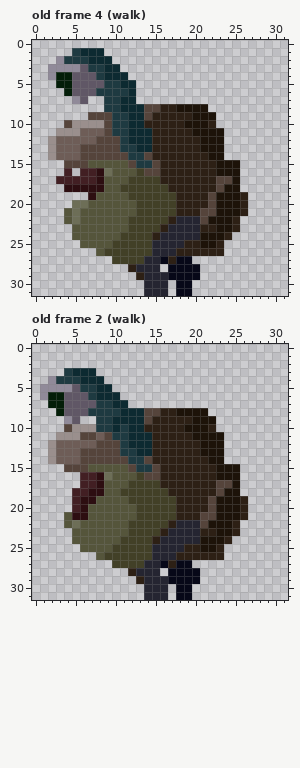
Pixel-art file: crates/game/assets/sprites/enemies/the_what.aseprite. This is how it looked before the edit.
32x32 pixels, 4 frames. Shown: old frame 4 (walk), old frame 2 (walk). The commit also changed other frames, which this record leaves out.
After:
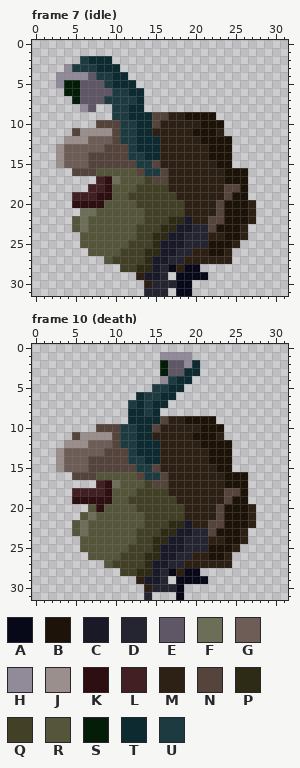
Palette (. is transparent): A #070818  B #1d1309  C #191927  D #252531  E #605766  F #6d6e57  G #6e5d57  H #908a99  J #9a8f8d  K #2d0e11  L #421f23  M #2d2015  N #55443b  P #2d2a15  Q #424027  R #55553b  S #031d08  T #0d2a31  U #1e3a41
A new or re-ordered frame is compared with the old frame closest to it.
Diff:
frames 4 -> 13
Frame 7 (idle) is new; against old frame 4 (walk):
y 1: x 5..8 UTTT -> ....
y 2: x 3..5 HUU -> ...
y 3: x 2..3 HH -> ..; x 5..6 HE -> UU; x 8 U -> T
y 4: x 2..6 HSSEE -> .HHHH; x 9 T -> U
y 5: x 3 S -> H; x 5 E -> S; x 10 U -> T
y 6: x 5 E -> S; x 8..9 UU -> EE; x 13 . -> T
y 7: x 5 H -> S; x 7..8 .. -> EE; x 11..13 TT. -> UUT
y 8: x 6..7 .. -> HE; x 9 U -> .; x 11 T -> U; x 14..21 NNMMBBBB -> ........
y 9: x 7..9 NNN -> ...; x 14..16 NMM -> TNN; x 19 M -> B
y 10: x 4..8 NJJJJ -> ....N; x 10 U -> N; x 12 T -> U; x 14..15 MM -> TN; x 19..20 BB -> MM; x 22..23 M. -> BB
y 11: x 3..10 JJJGGGNU -> ..NJJJJN; x 12 T -> U; x 23 B -> M
y 12: x 2..6 JGGGG -> ..JJJ; x 8..9 NN -> GG; x 12 T -> U; x 15 M -> T; x 24 . -> B
y 13: x 2..3 JG -> .J; x 6..8 NNN -> GGG; x 11 U -> N; x 15 M -> T; x 21 B -> M; x 24 . -> B
y 14: x 2..3 JG -> .J; x 6 N -> G; x 14..15 NM -> TT; x 24 . -> B
y 15: x 3..11 .NNNRRRRR -> JGGGNNNNN; x 25 B -> .
y 16: x 4..9 L.LLKF -> .NNNRR; x 13..16 QNNM -> NUUN; x 23 B -> M; x 26 . -> B
y 17: x 3..10 LLLLLKRR -> .....LKF; x 12..13 QQ -> RR; x 15..16 QM -> NN; x 23..24 NN -> MB; x 26 . -> B
y 18: x 4..9 KKKKKR -> ...LLK; x 11..12 QQ -> RR; x 23..26 NBB. -> MNNB
y 19: x 5..9 ..KRR -> LLLKK; x 22..24 NBB -> MMN; x 26 M -> B
y 20: x 5..8 FFRR -> KKKK; x 18 M -> Q; x 22..23 NB -> MN; x 26..27 M. -> BM
y 21: x 4..7 RFRR -> ..FF; x 13 Q -> R; x 18 M -> Q; x 21..23 NNB -> MMN; x 26..27 M. -> BM
y 22: x 4..6 RFR -> .RF; x 12..13 QQ -> RR; x 17..23 MDDDNBB -> PPCMMNN; x 25..27 M.. -> BBM
y 23: x 6 R -> F; x 12 Q -> R; x 16..19 MDDD -> PPCC; x 21..22 MM -> DN; x 25..26 M. -> BM
y 24: x 5 R -> .; x 11..12 QQ -> RR; x 15..18 MDDD -> PPCC; x 21..26 BBBM.. -> DMMBBM
y 25: x 10..11 QQ -> RR; x 15..21 DDDDMMB -> PCCCDDD; x 23..25 M.. -> BBM
y 26: x 7 . -> R; x 9..10 QQ -> RR; x 14..19 QDDDMM -> PPCCDD; x 22..24 MM. -> BBM
y 27: x 9 . -> R; x 14..24 DDAMAA..... -> PCCDDMMMMMM
y 28: x 11..16 .MDDD. -> QQPPCD; x 18 A -> M
y 29: x 14..15 DD -> CC; x 17 A -> .; x 21 . -> A
y 30: x 14 D -> M; x 17 . -> D
Frame 10 (death) is new; against old frame 2 (walk):
y 1: x 16..19 .... -> HHHH
y 2: x 16..20 ..... -> SEEHT
y 3: x 4..7 UTTT -> ....; x 16..20 ..... -> SEETT
y 4: x 2..8 HUUUTTT -> .......; x 16..19 .... -> HUTT
y 5: x 1..9 HHHHEUUTT -> .........; x 15..18 .... -> UUTT
y 6: x 1..10 HSSEEEUTTT -> ..........; x 13..17 ..... -> TUUTT
y 7: x 2..16 SSEEEEUUTT..... -> ..........UTUTT
y 8: x 3..11 SEEEUUUUT -> .........; x 14..21 NNMMBBBB -> UT......
y 9: x 4..5 HE -> ..; x 8..11 UUTT -> ....; x 14..16 NMM -> TTN; x 19 M -> B
y 10: x 4..10 NJJJUUT -> ....NNN; x 12 T -> U; x 14..15 MM -> TN; x 19..20 BB -> MM; x 22..23 M. -> BB
y 11: x 3..10 JJJNNGNU -> ..NJJJJN; x 12 T -> U; x 23 B -> M
y 12: x 2..6 JGGGG -> ..JJJ; x 8..9 NN -> GG; x 12 T -> U; x 15 M -> T; x 24 . -> B
y 13: x 2..3 JG -> .J; x 6..8 NNN -> GGG; x 11 U -> N; x 15 M -> T; x 21 B -> M; x 24 . -> B
y 14: x 2..3 JG -> .J; x 6 N -> G; x 14..15 NM -> TT; x 24 . -> B
y 15: x 3..11 .NNNRRRRR -> JGGGNNNNN; x 25 B -> .
y 16: x 5..9 .LLKF -> NNNRR; x 13..16 QNNM -> NUUN; x 23 B -> M; x 26 . -> B
y 17: x 6..10 LLKRR -> ..LKF; x 12..13 QQ -> RR; x 15..16 QM -> NN; x 23..24 NN -> MB; x 26 . -> B
y 18: x 7..9 KKR -> LLK; x 11..12 QQ -> RR; x 23..26 NBB. -> MNNB
y 19: x 5 L -> K; x 8..9 RR -> KK; x 22..24 NBB -> MMN; x 26 M -> B
y 20: x 5..6 LK -> ..; x 8 R -> K; x 18 M -> Q; x 22..23 NB -> MN; x 26..27 M. -> BM
y 21: x 4..7 RKKR -> ..RF; x 13 Q -> R; x 18 M -> Q; x 21..23 NNB -> MMN; x 26..27 M. -> BM
y 22: x 4..6 RFR -> .RF; x 12..13 QQ -> RR; x 17..23 MDDDNBB -> PPCMMNN; x 25..27 M.. -> BBM
y 23: x 6 R -> F; x 12 Q -> R; x 16..19 MDDD -> PPCC; x 21..22 MM -> DN; x 25..26 M. -> BM
y 24: x 5 R -> .; x 11..12 QQ -> RR; x 15..18 MDDD -> PPCC; x 21..26 BBBM.. -> DMMBBM
y 25: x 10..11 QQ -> RR; x 15..21 DDDDMMB -> PCCCDDD; x 23..25 M.. -> BBM
y 26: x 7 . -> R; x 9..10 QQ -> RR; x 14..19 QDDDMM -> PPCCDD; x 22..24 MM. -> BBM
y 27: x 9 . -> R; x 14..24 DDAMAA..... -> PCCDDMMMMMM
y 28: x 11..16 .MDDD. -> QQPPCD; x 18 A -> M
y 29: x 14..15 DD -> CC; x 17 A -> .; x 21 . -> A
y 30: x 14 D -> M; x 17 . -> D; x 19 A -> .
y 31: x 15..16 DD -> ..; x 19 A -> .
